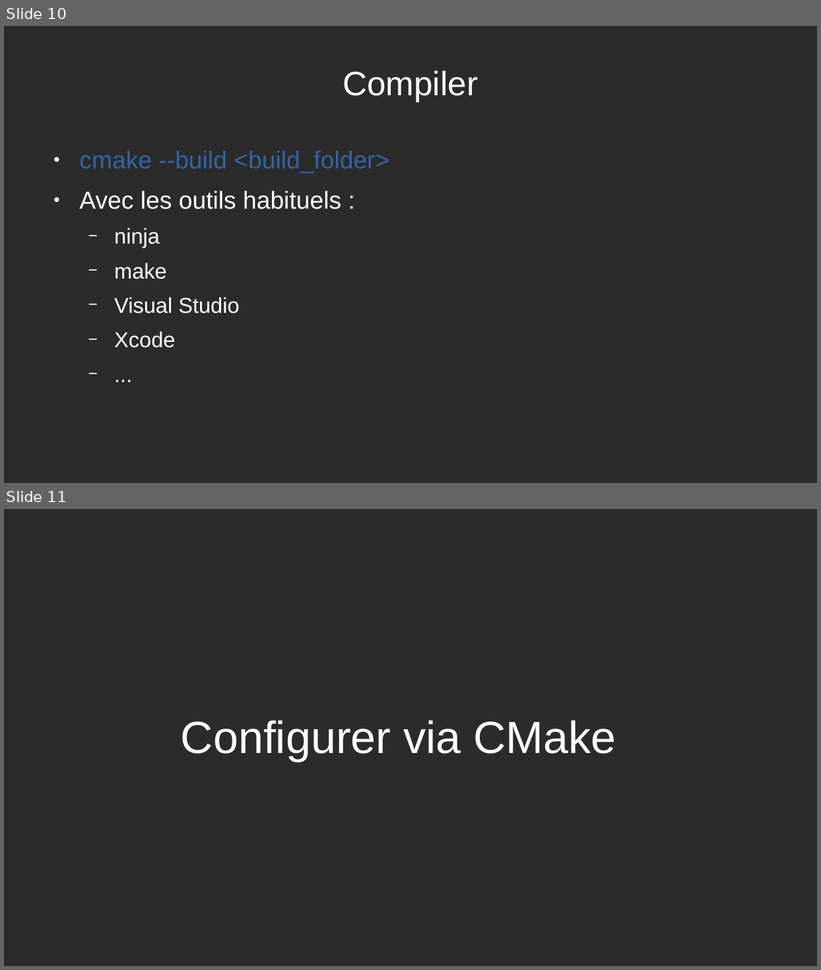
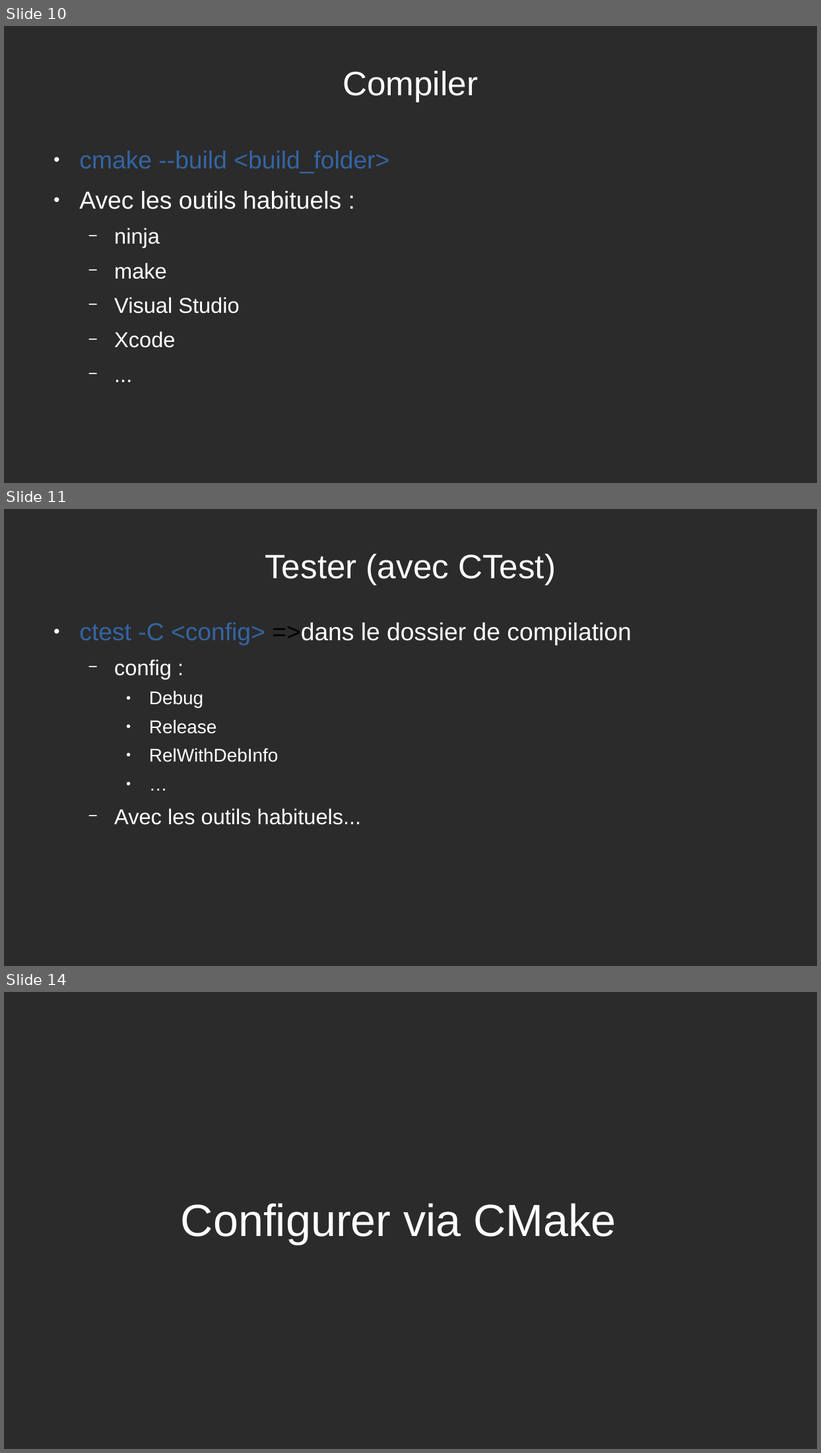
Before and after one commit to joeBlinx/Presentation_CMake, a slide deck: Presentation_CMake.odp. Shown one above the other, each under a label of ours: slides 10 and 11 before the commit, slides 10, 11 and 14 after it; the slides between them are not shown. The pictures are 821x970 and 821x1453 pixels, drawn with LibreOffice and Linux fonts; fonts in the diff are those of the drawing; background and template pictures are left out; a plain dark background stands for a picture behind light text. Boxes give left, top, right and bottom in pixels: in the first picture for what was removed or moved away, otherwise in the second. Text is boxed around its words. In the diff, an @@ line names an element or a change of style, - is before the commit and + after.

```diff
--- a/Presentation_CMake.odp
+++ b/Presentation_CMake.odp
@@ slide 11 added at [4,509,817,966], background picture (left out) @@
@@ title added at [265,554,556,586], 33 pt, text #FFFFFF @@
+Tester (avec CTest)
@@ text added at [79,623,631,825], 24 pt, text #FFFFFF @@
+● ctest -C <config> =>dans le dossier de compilation
+  − config :
+    ● Debug
+    ● Release
+    ● RelWithDebInfo
+    ● …
+  − Avec les outils habituels...
@@ what was slide 11 is now slide 14 @@
```
Also in this commit, not shown: 6 slides changed, 5 other slides added, 1 slide removed.
